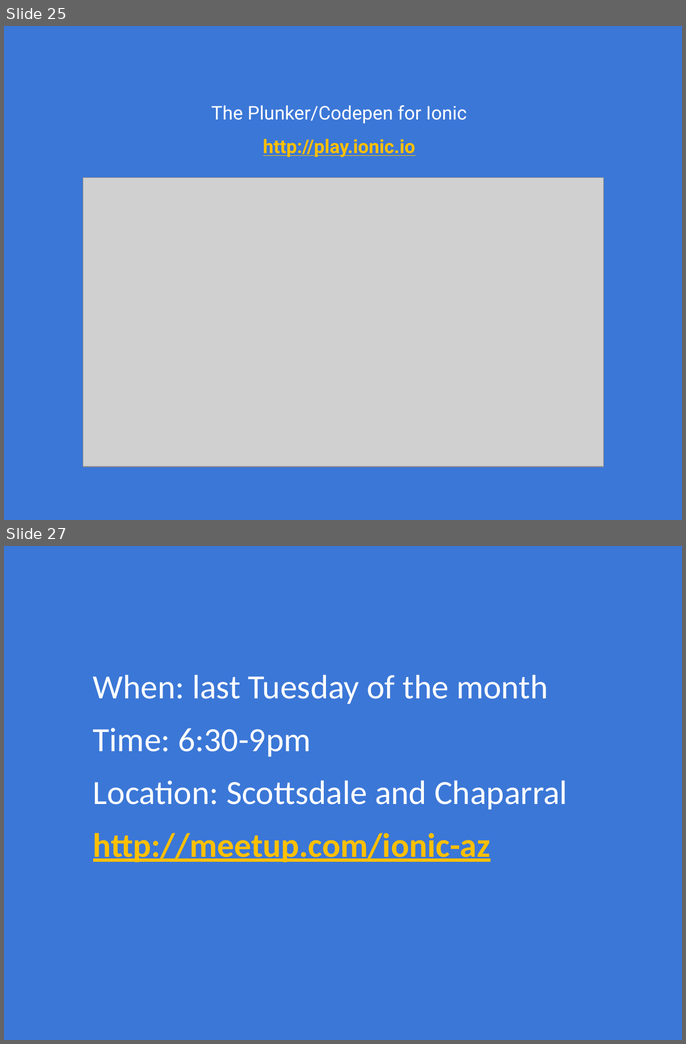
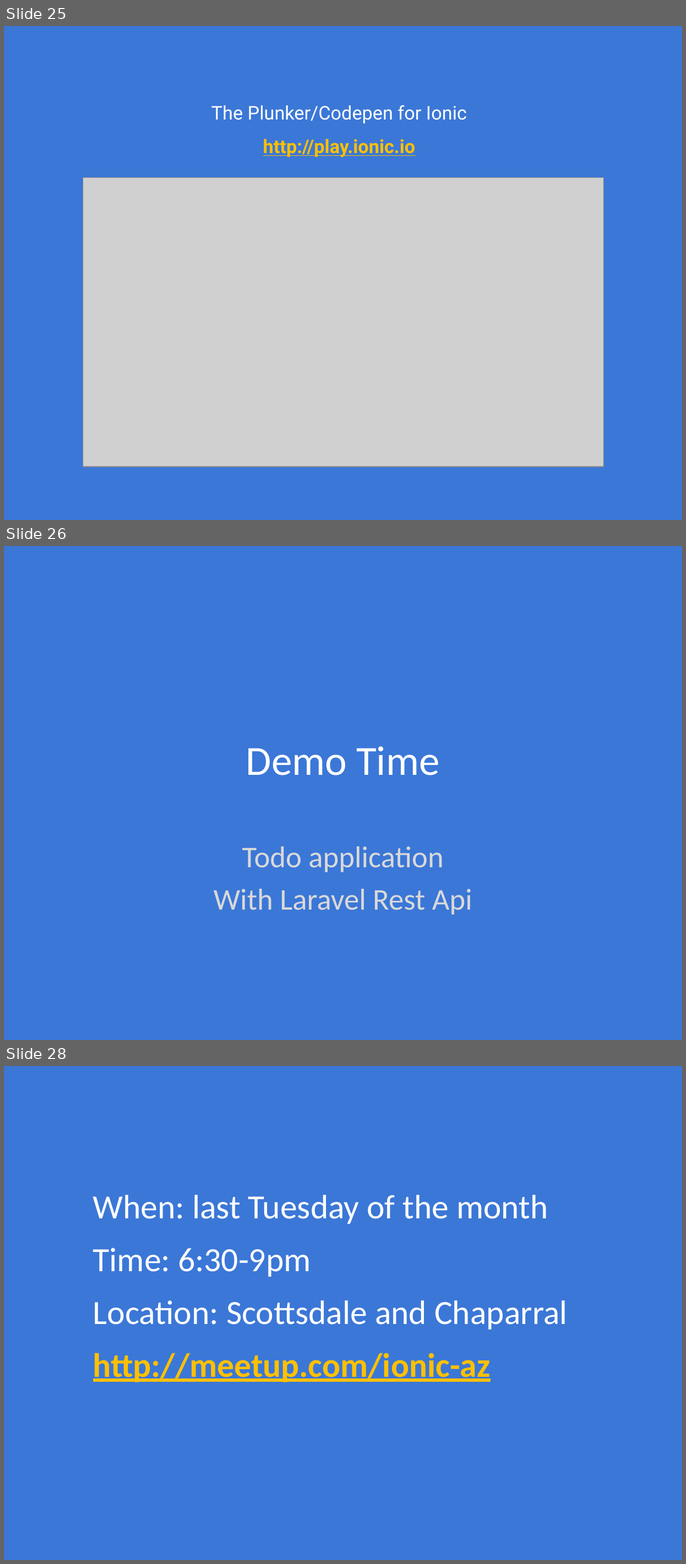
Before and after one commit to Ionic-AZ/Presentation-Slides, a slide deck: laravel+ionic/laravel+ionic-presentation.pptx. Shown one above the other, each under a label of ours: slides 25 and 27 before the commit, slides 25, 26 and 28 after it; the slides between them are not shown. The pictures are 686x1044 and 686x1564 pixels, drawn with LibreOffice and Linux fonts; fonts in the diff are those of the drawing; grey boxes stand for pictures. Boxes give left, top, right and bottom in pixels: in the first picture for what was removed or moved away, otherwise in the second. Text is boxed around its words. In the diff, an @@ line names an element or a change of style, - is before the commit and + after.

```diff
--- a/laravel+ionic/laravel+ionic-presentation.pptx
+++ b/laravel+ionic/laravel+ionic-presentation.pptx
@@ slide 26 added at (x1=4, y1=546, x2=682, y2=1040), background #3B77D7 @@
@@ title added at (x1=246, y1=746, x2=439, y2=775), 44 pt, text #FFFFFF @@
+Demo Time
@@ text added at (x1=214, y1=846, x2=472, y2=915), 32 pt, text #D9D9D9 @@
+Todo application
+With Laravel Rest Api
@@ what was slide 27 is now slide 28 @@
```
Also in this commit, not shown: 1 other slide added, 1 slide removed.
